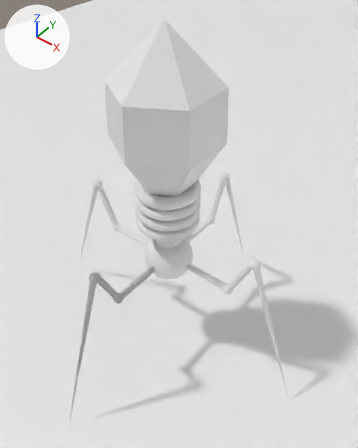
The Blender file blender_test/Virus v2.blend, before and after one commit.
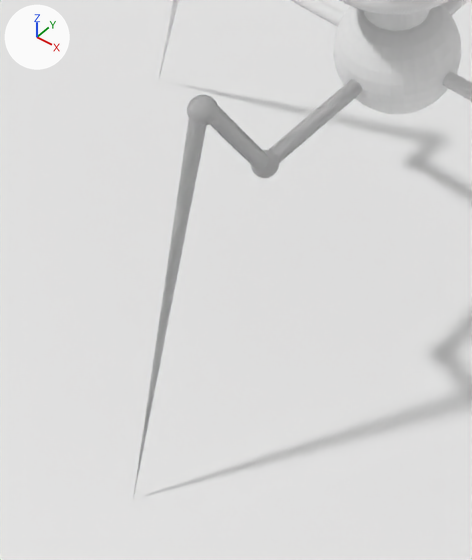
There are two pictures of each version: one whole from a 50 mm lens placed at (20.8, -3.6, 6.1), pointed at (7.7, 12.8, -11.4), one close up on the part from 5% to 55% of the width and 53% to 100% of the height. Every picture has the same lights, and +X, +Y and +Z are marked at upper left.
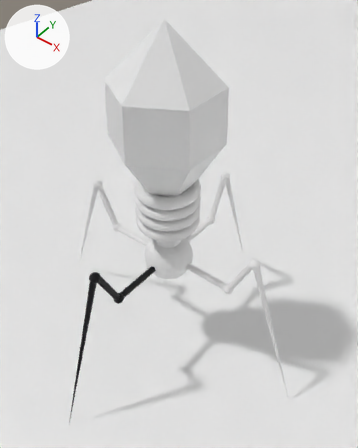
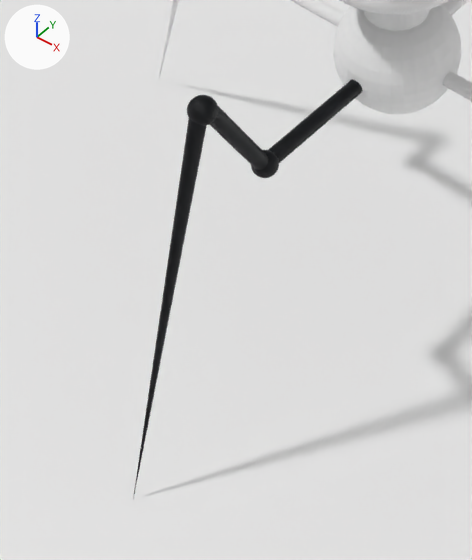
What the commit changed:
Picture 'black_metal.jpg' (img_black_metal_jpg) is new.
Material 'black_metal.jpg' (mat_black_metal_jpg) is new.
Its texture is img_black_metal_jpg.
me_sphere_008 has 1157 vertices, 1126 faces and spans x -1.0..1.0, y -12.1..14.8, z -32.5..1.0.
me_sphere_008 now uses material mat_black_metal_jpg (picture img_black_metal_jpg).

Where the change shows, as pixel boxes [x1, y1, x2, y2] in the close-ups (472 x 560 px):
'Sphere', recoloured (grey to black)
    both: [134, 79, 362, 494]
